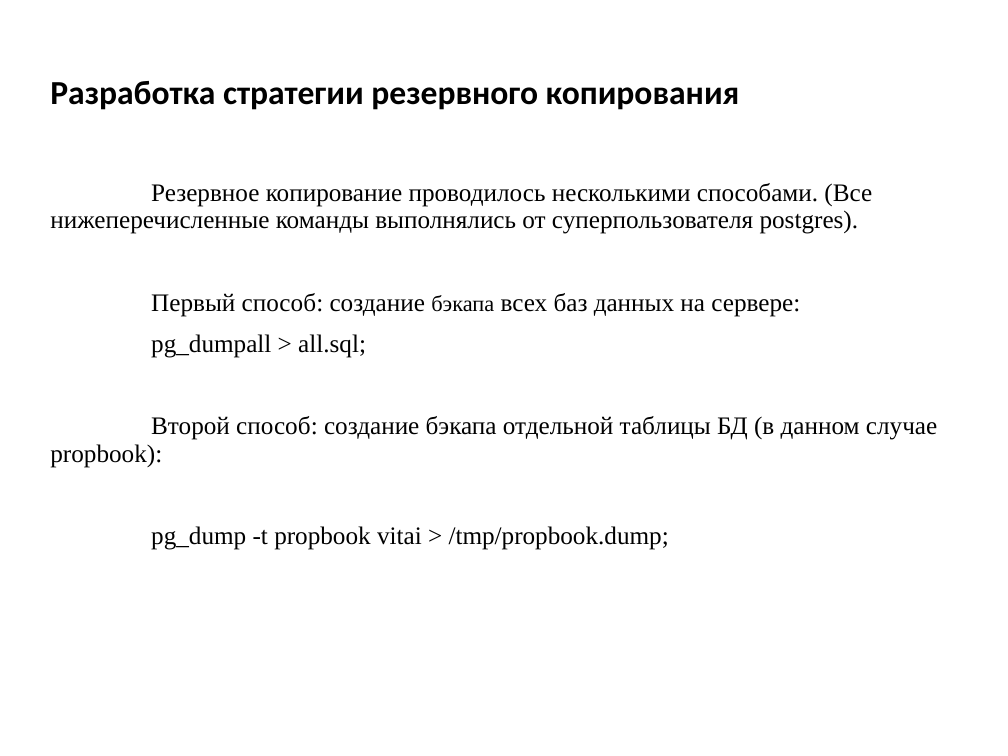
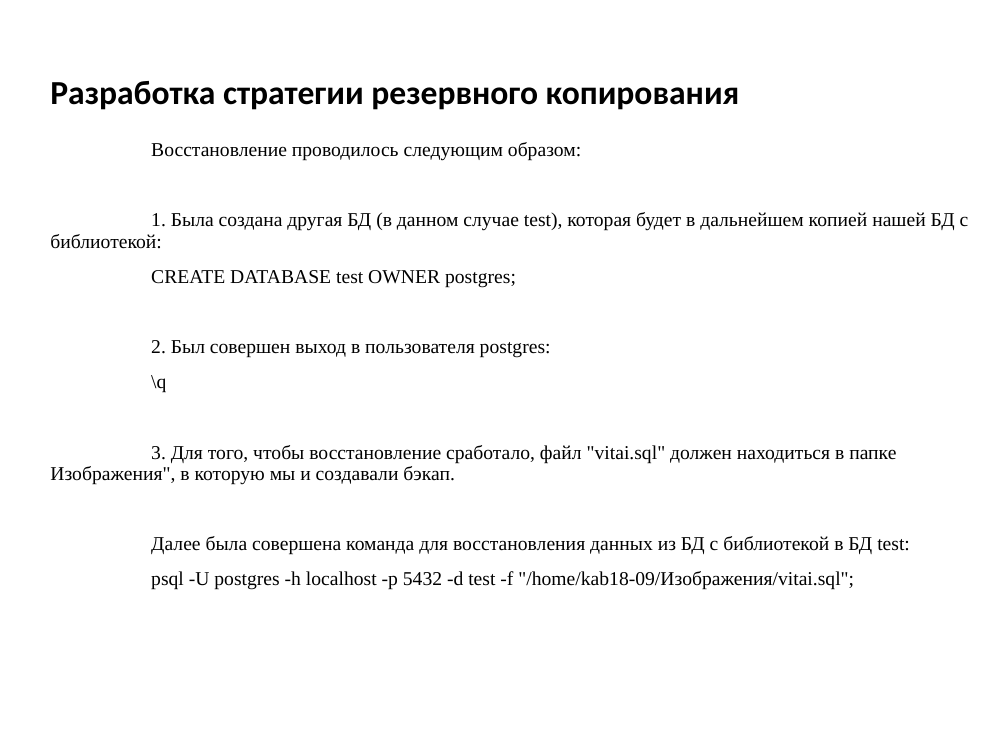
Before and after one commit to VividPhoenixGame/Kursovaya_Pungin, a slide deck: slide 27 of БД для домашней библиотеки.pptx (slide 26 before the commit). Drawn at 1008x756 pixels with LibreOffice and Linux fonts; fonts in the diff are those of the drawing. Boxes give left, top, right and bottom in pixels: in the first picture for what was removed or moved away, otherwise in the second. Text is boxed around its words. In the diff, an @@ line names an element or a change of style, - is before the commit and + after.

```diff
--- a/БД для домашней библиотеки.pptx
+++ b/БД для домашней библиотеки.pptx
@@ text at <box>50,142,969,590</box>: text changed; size 18 to 14 pt @@
-Резервное копирование проводилось несколькими способами. (Все нижеперечисленные команды выполнялись от суперпользователя postgres).
-Первый способ: создание бэкапа всех баз данных на сервере:
-pg_dumpall > all.sql;
-Второй способ: создание бэкапа отдельной таблицы БД (в данном случае propbook):
-pg_dump -t propbook vitai > /tmp/propbook.dump;
+Восстановление проводилось следующим образом:
+1. Была создана другая БД (в данном случае test), которая будет в дальнейшем копией нашей БД с библиотекой:
+CREATE DATABASE test OWNER postgres;
+2. Был совершен выход в пользователя postgres:
+\q
+3. Для того, чтобы восстановление сработало, файл "vitai.sql" должен находиться в папке Изображения", в которую мы и создавали бэкап.
+Далее была совершена команда для восстановления данных из БД с библиотекой в БД test:
+psql -U postgres -h localhost -p 5432 -d test -f "/home/kab18-09/Изображения/vitai.sql";
```
Also in this commit, not shown: 7 other slides changed, 1 slide added.
